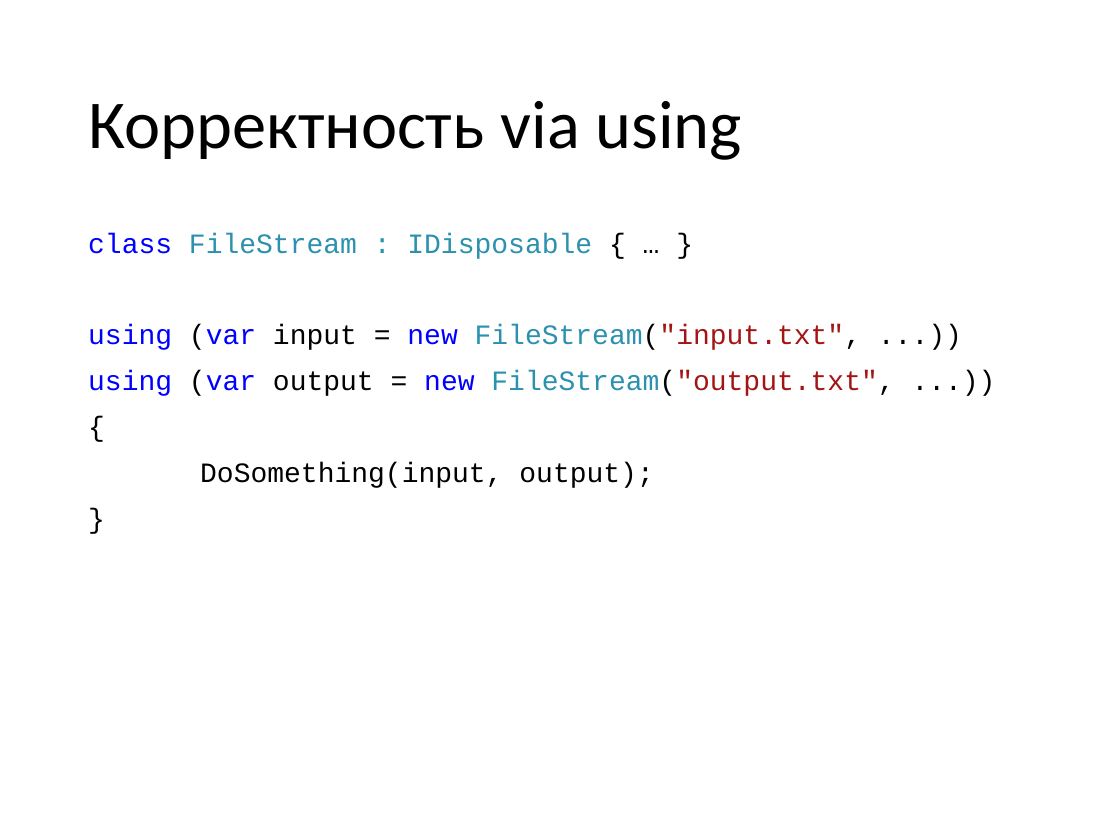
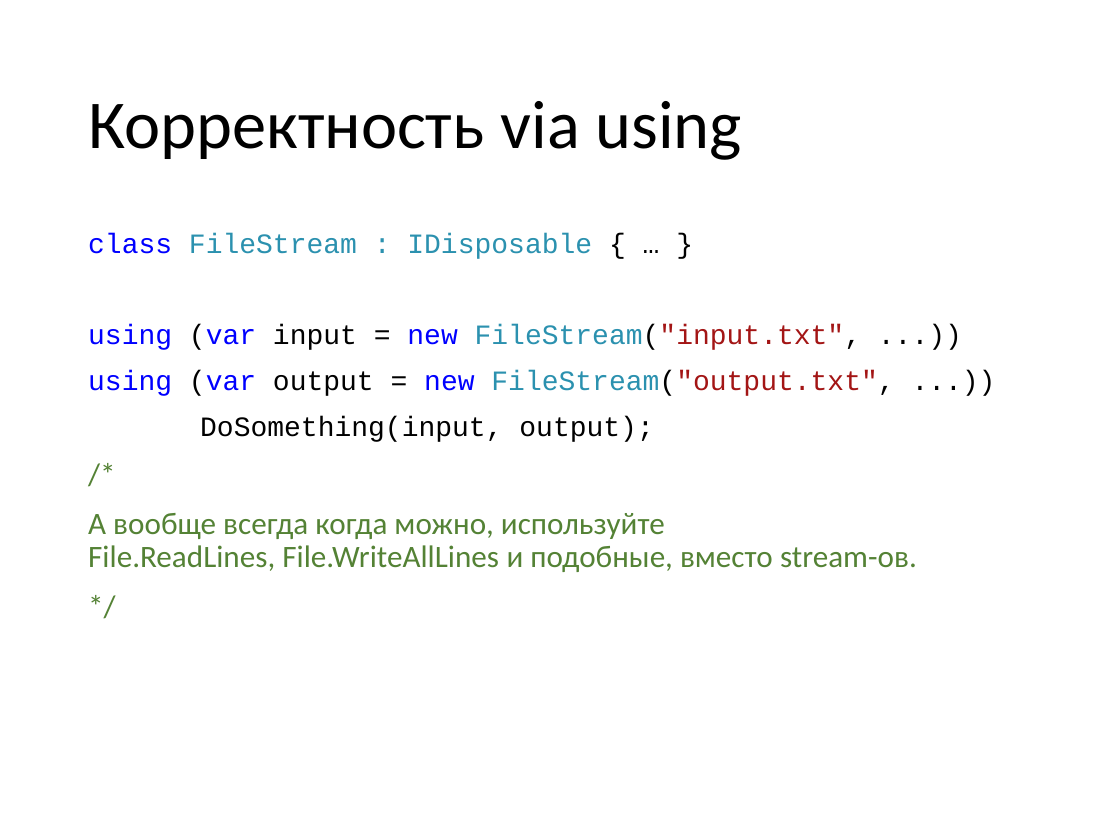
Before and after one commit to valertron/design, a slide deck: slide 35 of Design.pptx (slide 37 before the commit). Drawn at 1120x840 pixels with LibreOffice and Linux fonts; fonts in the diff are those of the drawing. Boxes give left, top, right and bottom in pixels: in the first picture for what was removed or moved away, otherwise in the second. Text is boxed around its words. In the diff, an @@ line names an element or a change of style, - is before the commit and + after.

```diff
--- a/Design.pptx
+++ b/Design.pptx
@@ text at (88, 233, 917, 572): paragraph removed @@
-{
@@ text at (88, 513, 917, 572): text changed; size 18 to 20 pt; font Courier New to Calibri; text colour #000000 to #548235 @@
-}
+/*
+А вообще всегда когда можно, используйте
+File.ReadLines, File.WriteAllLines и подобные, вместо stream-ов.
+*/
```
Also in this commit, not shown: 17 other slides changed, 19 slides added, 2 slides removed, 1 other file.
